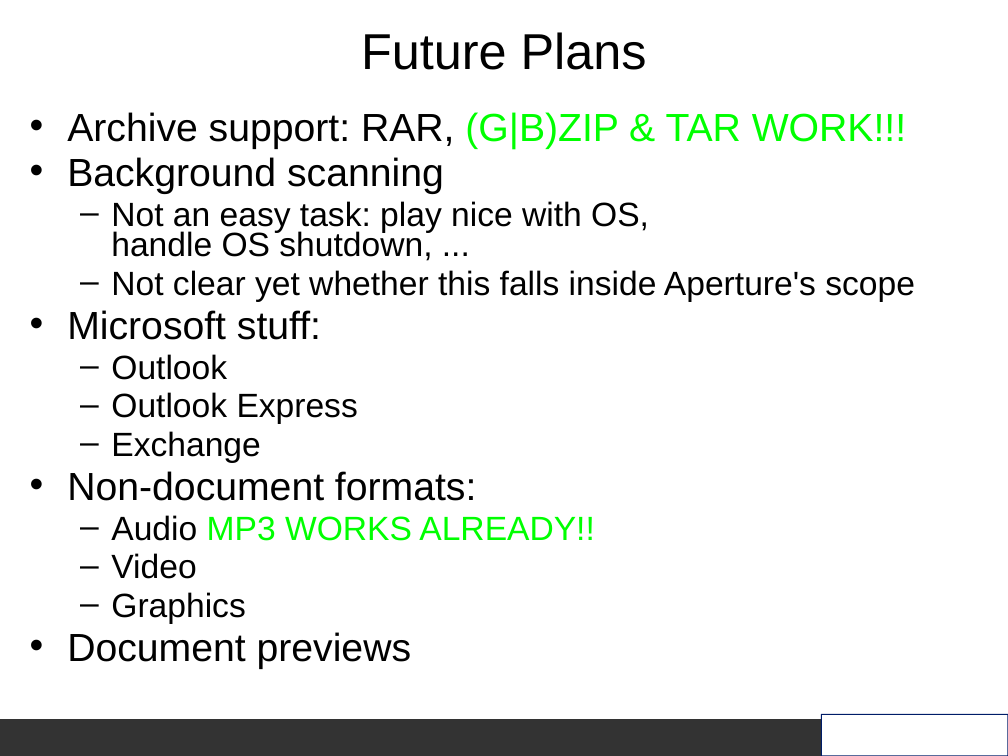
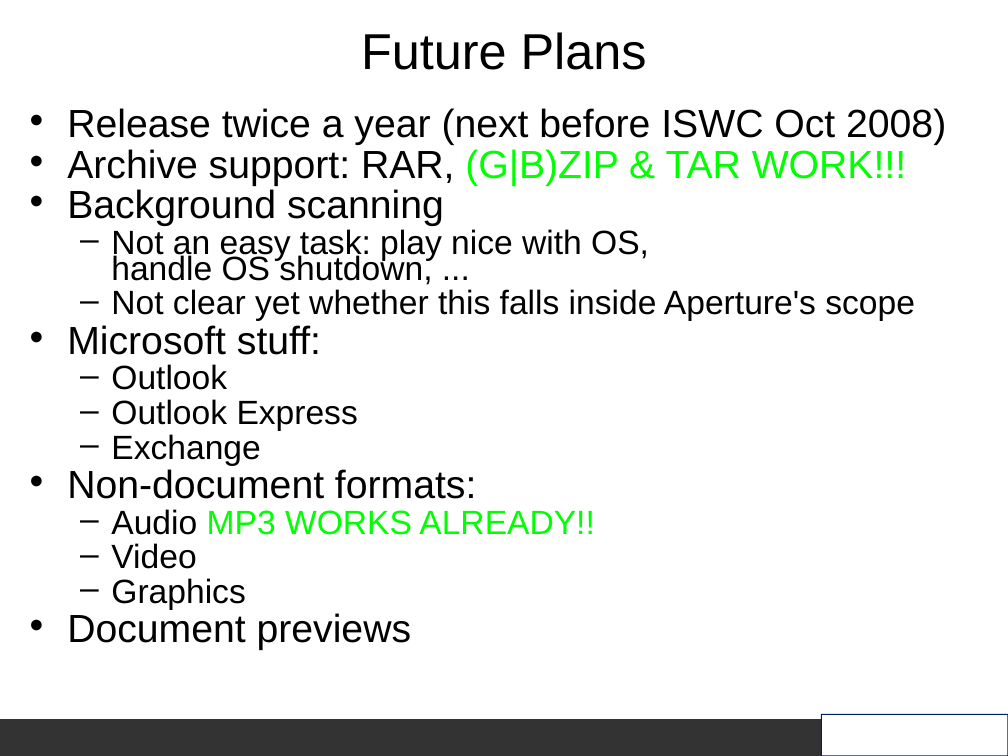
Before and after one commit to aurora/aperture, a slide deck: slide 32 of aperture/doc/Aperture_slides.ppt (slide 28 before the commit). Drawn at 1008x756 pixels with LibreOffice and Linux fonts; fonts in the diff are those of the drawing; background and template pictures are left out. Boxes give left, top, right and bottom in pixels: in the first picture for what was removed or moved away, otherwise in the second. Text is boxed around its words. In the diff, an @@ line names an element or a change of style, - is before the commit and + after.

Commit message:
Aperture_slides.ppt: better slides after DFKI presentation, removed odp version (= its hard to synchronize them, rather have one master copy)

```diff
--- a/aperture/doc/Aperture_slides.ppt
+++ b/aperture/doc/Aperture_slides.ppt
@@ text at (67, 108, 946, 145): paragraph added @@
+• Release twice a year (next before ISWC Oct 2008)
@@ text at (67, 149, 915, 650): line spacing 0.75 to 0.65 @@
```
Also in this commit, not shown: 11 other slides changed, 5 slides added, 1 slide removed, 1 other file.
